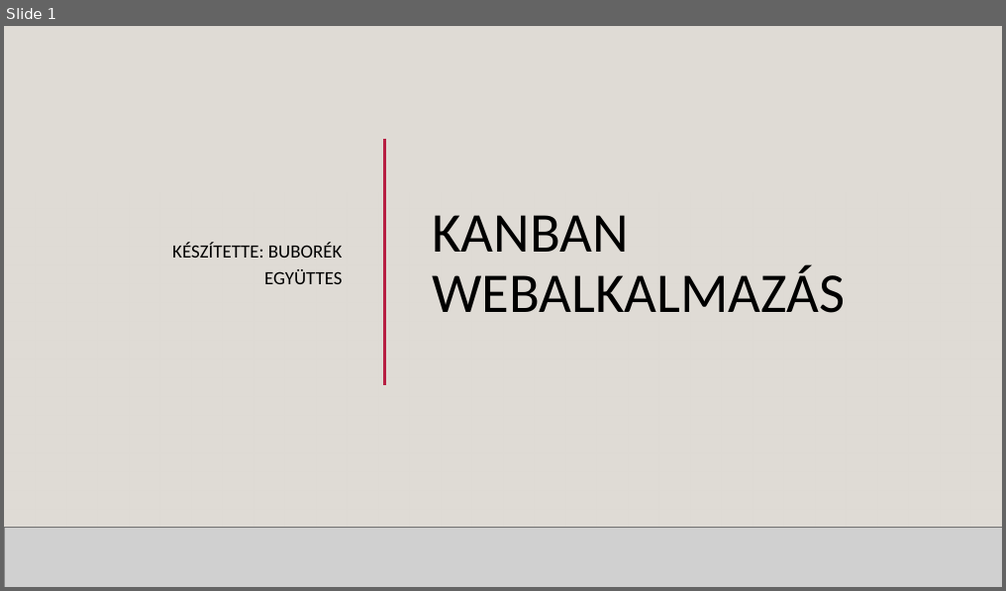
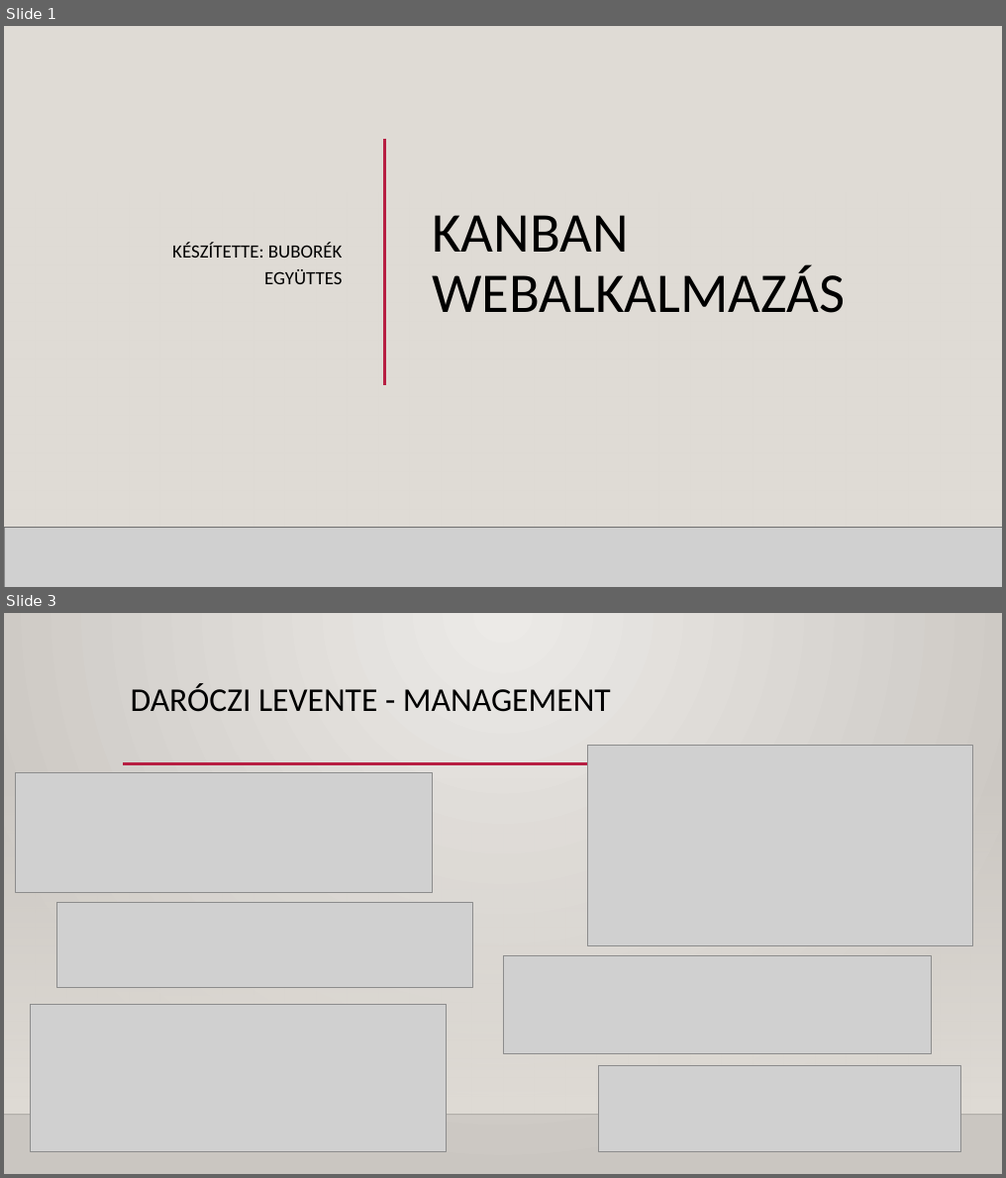
Before and after one commit to Dlevy004/kanban-webapp, a slide deck: Kanban webapp - Buborék együttes.pptx. Shown one above the other, each under a label of ours: slide 1 before the commit, slides 1 and 3 after it; the slides between them are not shown. The pictures are 1006x591 and 1006x1178 pixels, drawn with LibreOffice and Linux fonts; fonts in the diff are those of the drawing; grey boxes stand for pictures; background and template pictures are left out. Boxes give left, top, right and bottom in pixels: in the first picture for what was removed or moved away, otherwise in the second. Text is boxed around its words. In the diff, an @@ line names an element or a change of style, - is before the commit and + after.

```diff
--- a/Kanban webapp - Buborék együttes.pptx
+++ b/Kanban webapp - Buborék együttes.pptx
@@ slide 3 added at box(4, 613, 1002, 1174), background gradient #ECEAE7 to #CAC7C1; not listed: 2 template elements that a slide beside it also shows @@
@@ title added at box(131, 683, 611, 712), 32 pt, text #000000 @@
+DARÓCZI LEVENTE - MANAGEMENT
@@ picture added at box(587, 745, 973, 947) @@
@@ picture added at box(16, 772, 433, 893) @@
@@ line added from (123, 764) to (910, 764), #B71E42 2.5 pt @@
@@ picture added at box(57, 902, 472, 988) @@
@@ picture added at box(503, 957, 932, 1054) @@
@@ picture added at box(30, 1004, 447, 1152) @@
@@ picture added at box(598, 1065, 960, 1152) @@
```
Also in this commit, not shown: 4 slides changed, 4 other slides added.
